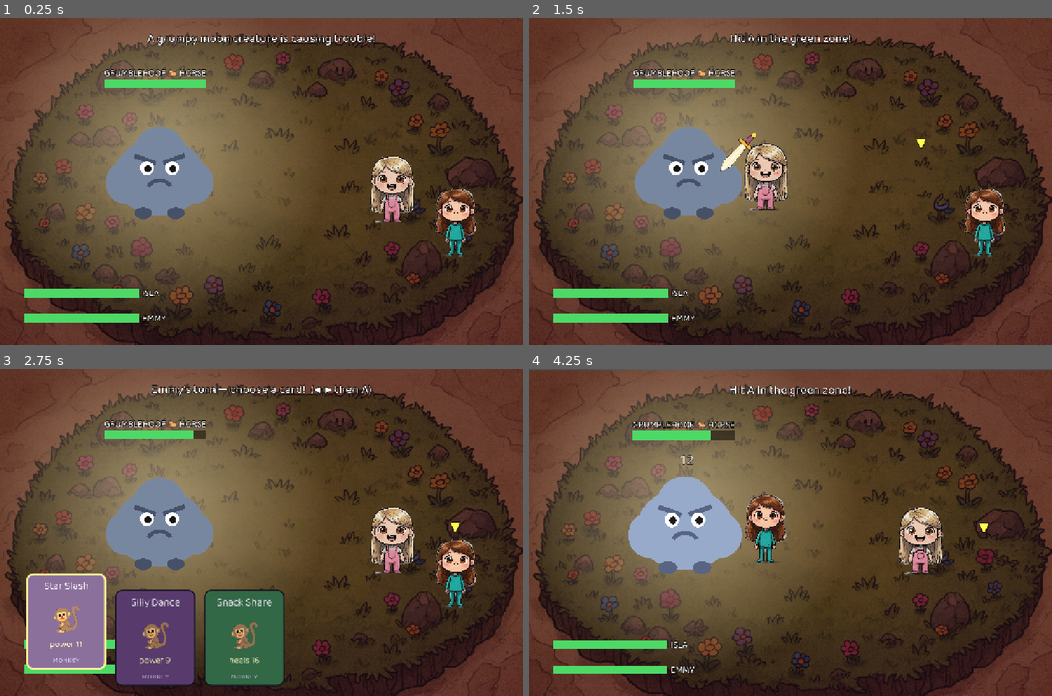
Above: before the commit, frames 1-4 (two rows, left to right).
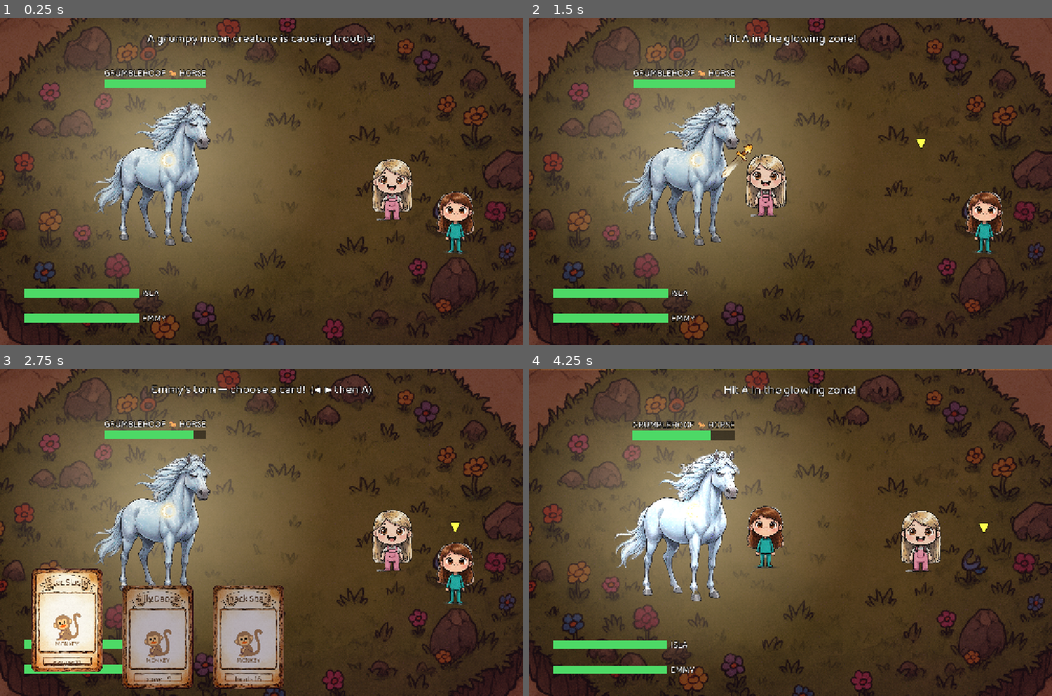
Above: after the commit, the same moments.

Repository: andyfreed/isla-emmy-deck
Game: Godot game, scene res://battle.tscn
Two runs of this game, one before a commit and one after it. Both use one fixed random seed, a clock stepped at 60 frames per second and the inputs below. This scene is started directly instead of the project's main scene.
Inputs (mouse positions are in pixels of both pictures, inside the frame that each line leads up to):
- Up to frame 1 (0.25 s): no input
- Up to frame 2 (1.5 s): tap Enter (ui_accept) at 0.5, 0.77, 1.25 s; move the mouse to (905, 165) at 0.52 s; hold Right (ui_right) 0.53-1.25 s; click (905, 165) at 0.67 s; drag from (685, 197) to (764, 246) at 1.27 s
- Up to frame 3 (2.75 s): move the mouse to (313, 460) at 2.02 s; hold Right (ui_right) from 2.03 s (still down)
- Up to frame 4 (4.25 s): release Right (ui_right) at 2.75 s; drag from (764, 597) to (633, 483) at 2.77 s; tap A at 3.5 s; move the mouse to (947, 581) at 3.52 s; hold Left (ui_left) from 3.53 s (still down); tap Enter (ui_accept) at 3.77 s

The runs differ from the first frame. In frame 1, 36% of the frame differs, in the area x 0-100%, y 0-100%; in frame 2, 37%; in frame 3, 46%; in frame 4, 38%.

Commit message:
Wire in delivered battle art: real horse enemy, parchment card frames, rhythm bar kit, chest-opens-in-place
Co-Authored-By: Claude Opus 4.8 <noreply@anthropic.com>
Claude-Session: https://claude.ai/code/session_01UXQDKUbPicwSfpzXbyxALt

Diff:
--- a/scripts/battle.gd
+++ b/scripts/battle.gd
@@ -32,11 +32,11 @@
 var move_cursor: int = 0
 var pending_move: Dictionary = {}
 
-var rhythm_marker: ColorRect
+var rhythm_marker: Sprite2D
 var rhythm_pos: float = 0.0
 var rhythm_vel: float = 1.7
-var rhythm_x: float = 360.0
-var rhythm_w: float = 560.0
+var rhythm_x: float = 200.0
+var rhythm_w: float = 880.0
 var active_marker: Label
 
 
@@ -76,7 +76,7 @@
 	ui.add_child(msg)
 
 	enemy = _make_combatant("Grumblehoof", enemy_sign, 70, false,
-		"res://assets/enemies/grumpy.png", Vector2(390, 360), 300.0, false)
+		"res://assets/enemies/horse.png", Vector2(390, 380), 400.0, false)
 	_make_bar(enemy, Vector2(255, 150), 250)
 	ui.add_child(_label("GRUMBLEHOOF  %s %s" % [SIGN_EMOJI.get(enemy_sign, ""), enemy_sign.to_upper()], 22, Vector2(255, 118), false))
 
@@ -187,21 +187,27 @@
 	_clear_menu()
 	rhythm_pos = 0.0
 	rhythm_vel = absf(rhythm_vel)
-	var y := 600.0
-	var track := ColorRect.new()
-	track.name = "rtrack"; track.color = Color(0, 0, 0, 0.5)
-	track.position = Vector2(rhythm_x, y); track.size = Vector2(rhythm_w, 40)
+	var y := 618.0
+	var sc := 900.0 / 1100.0
+	var track := Sprite2D.new()
+	track.name = "rtrack"
+	track.texture = load("res://assets/ui/rhythm_track.png")
+	track.position = Vector2(SCREEN.x * 0.5, y)
+	track.scale = Vector2(sc, sc)
 	ui.add_child(track)
-	var zw := rhythm_w * 0.18
-	var zone := ColorRect.new()
-	zone.name = "rzone"; zone.color = Color(0.3, 0.9, 0.5, 0.7)
-	zone.position = Vector2(rhythm_x + rhythm_w * 0.5 - zw * 0.5, y); zone.size = Vector2(zw, 40)
+	var zone := Sprite2D.new()
+	zone.name = "rzone"
+	zone.texture = load("res://assets/ui/rhythm_zone.png")
+	zone.position = Vector2(SCREEN.x * 0.5, y)
+	zone.scale = Vector2(sc, sc)
 	ui.add_child(zone)
-	rhythm_marker = ColorRect.new()
-	rhythm_marker.color = Color(1, 1, 1)
-	rhythm_marker.position = Vector2(rhythm_x, y - 6); rhythm_marker.size = Vector2(8, 52)
+	rhythm_marker = Sprite2D.new()
+	rhythm_marker.texture = load("res://assets/ui/rhythm_marker.png")
+	rhythm_marker.position = Vector2(rhythm_x, y)
+	rhythm_marker.scale = Vector2(sc, sc)
+	rhythm_marker.z_index = 5
 	ui.add_child(rhythm_marker)
-	msg.text = "Hit A in the green zone!"
+	msg.text = "Hit A in the glowing zone!"
 
 
 func _lock_rhythm() -> void:
@@ -351,45 +357,50 @@
 func _refresh_menu() -> void:
 	_clear_menu()
 	var moves: Array = actor["moves"]
-	var cw := 196.0
-	var ch := 236.0
+	var cw := 200.0
+	var ch := 280.0     # real card art is 600x840 (1:1.4)
 	var gap := 22.0
 	var x0 := 64.0
+	var ink := Color(0.32, 0.19, 0.10)   # dark ink on parchment
 	for i in moves.size():
 		var m: Dictionary = moves[i]
 		var on := i == move_cursor
-		var card := Panel.new()
-		var sb := StyleBoxFlat.new()
-		sb.bg_color = Color(0.24, 0.5, 0.32) if m["kind"] == "heal" else Color(0.42, 0.28, 0.5)
-		if on:
-			sb.bg_color = sb.bg_color.lightened(0.22)
-		sb.set_corner_radius_all(16)
-		sb.border_color = Color(1, 0.95, 0.6) if on else Color(0.1, 0.08, 0.15)
-		sb.set_border_width_all(5 if on else 3)
-		card.add_theme_stylebox_override("panel", sb)
-		card.position = Vector2(x0 + i * (cw + gap), (500.0 if on else 540.0))
+		var card := TextureRect.new()
+		card.texture = load("res://assets/ui/card_front.png")
+		card.expand_mode = TextureRect.EXPAND_IGNORE_SIZE
+		card.stretch_mode = TextureRect.STRETCH_SCALE
+		card.position = Vector2(x0 + i * (cw + gap), (475.0 if on else 515.0))
 		card.size = Vector2(cw, ch)
-		card.modulate = Color(1, 1, 1) if on else Color(0.82, 0.82, 0.85)
+		card.modulate = Color(1, 1, 1) if on else Color(0.72, 0.7, 0.75)
 		menu_box.add_child(card)
 
-		var nm := Label.new()
+		var nm := Label.new()   # sits in the banner
 		nm.text = str(m["name"])
-		nm.add_theme_font_size_override("font_size", 26)
-		nm.add_theme_color_override("font_color", Color(1, 1, 1))
-		nm.position = Vector2(0, 10)
-		nm.size = Vector2(cw, 34)
+		nm.add_theme_font_size_override("font_size", 22)
+		nm.add_theme_color_override("font_color", ink)
+		nm.position = Vector2(0, 30)
+		nm.size = Vector2(cw, 30)
 		nm.horizontal_alignment = HORIZONTAL_ALIGNMENT_CENTER
 		card.add_child(nm)
 
-		var art := Label.new()
+		var art := Label.new()  # art window (real illustrations later)
 		art.text = SIGN_EMOJI.get(m["sign"], "✨")
-		art.add_theme_font_size_override("font_size", 74)
-		art.position = Vector2(0, 52)
-		art.size = Vector2(cw, 96)
+		art.add_theme_font_size_override("font_size", 78)
+		art.position = Vector2(0, 92)
+		art.size = Vector2(cw, 100)
 		art.horizontal_alignment = HORIZONTAL_ALIGNMENT_CENTER
 		card.add_child(art)
 
-		var info := Label.new()
+		var sign_l := Label.new()
+		sign_l.text = str(m["sign"]).to_upper()
+		sign_l.add_theme_font_size_override("font_size", 15)
+		sign_l.add_theme_color_override("font_color", Color(0.5, 0.35, 0.2))
+		sign_l.position = Vector2(0, 186)
+		sign_l.size = Vector2(cw, 22)
+		sign_l.horizontal_alignment = HORIZONTAL_ALIGNMENT_CENTER
+		card.add_child(sign_l)
+
+		var info := Label.new()  # bottom strip
 		var hits := int(m["hits"])
 		if m["kind"] == "heal":
 			info.text = "heals %d" % int(m["power"])
@@ -397,21 +408,12 @@
 			info.text = "%d × %d hits" % [int(m["power"]), hits]
 		else:
 			info.text = "power %d" % int(m["power"])
-		info.add_theme_font_size_override("font_size", 22)
-		info.add_theme_color_override("font_color", Color(1, 1, 0.75))
-		info.position = Vector2(0, 156)
-		info.size = Vector2(cw, 30)
+		info.add_theme_font_size_override("font_size", 19)
+		info.add_theme_color_override("font_color", ink)
+		info.position = Vector2(0, 229)
+		info.size = Vector2(cw, 26)
 		info.horizontal_alignment = HORIZONTAL_ALIGNMENT_CENTER
 		card.add_child(info)
-
-		var sign_l := Label.new()
-		sign_l.text = str(m["sign"]).to_upper()
-		sign_l.add_theme_font_size_override("font_size", 17)
-		sign_l.add_theme_color_override("font_color", Color(0.85, 0.8, 0.95))
-		sign_l.position = Vector2(0, 198)
-		sign_l.size = Vector2(cw, 24)
-		sign_l.horizontal_alignment = HORIZONTAL_ALIGNMENT_CENTER
-		card.add_child(sign_l)
 
 
 func _clear_menu() -> void:
--- a/scripts/main.gd
+++ b/scripts/main.gd
@@ -239,7 +239,7 @@
 	# treasure chests (gold!) tucked around the island edges — one-time finds
 	chest_nodes.clear()
 	for cp in [Vector2(560, 640), Vector2(3150, 700), Vector2(2450, 1680), Vector2(760, 1450)]:
-		var chest := _make_sprite("res://assets/ui/chest.png", cp, 95.0)
+		var chest := _make_sprite("res://assets/ui/chest.png", cp, 110.0)
 		world.add_child(chest)
 		chest_nodes.append(chest)
 
@@ -344,10 +344,11 @@
 		for p in present_nodes:
 			p.visible = true
 
-	# open treasure chests -> GOLD (one-time)
+	# open treasure chests -> GOLD (one-time; chest stays, opened)
 	for ch in chest_nodes:
-		if ch.visible and player.position.distance_to(ch.position) < 80.0:
-			ch.visible = false
+		if not ch.has_meta("opened") and player.position.distance_to(ch.position) < 80.0:
+			ch.set_meta("opened", true)
+			ch.texture = load("res://assets/ui/chest_open.png")
 			var loot := 4 + randi() % 4
 			Globals.gold += loot
 			_update_hud_counts()
Binary file changed: assets/emmy.png
Binary file added: assets/enemies/horse.png
Binary file changed: assets/heart.png
Binary file changed: assets/isla.png
Binary file changed: assets/island_bg.png
Binary file changed: assets/present.png
Binary file changed: assets/snack.png
Binary file added: assets/ui/card_back.png
Binary file added: assets/ui/card_front.png
Binary file changed: assets/ui/chest.png
Binary file added: assets/ui/chest_open.png
Binary file added: assets/ui/rhythm_marker.png
(and 4 more such lines)
